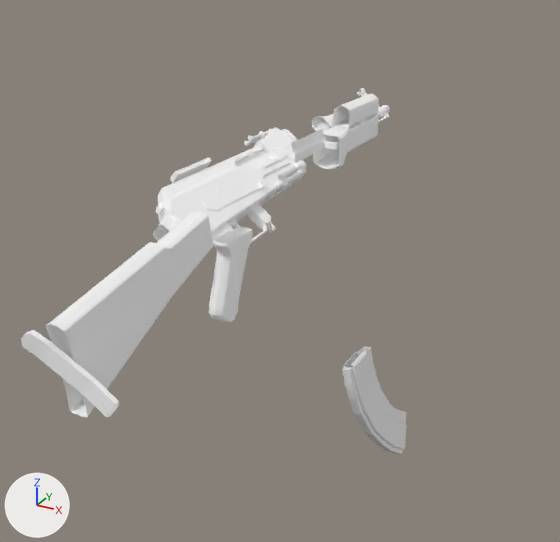
A saved change to the glTF model models/rifle_reload.glb.
The view is the same before and after, from a camera (50 mm lens) standing at (4.76, -9.26, 3.71) and looking at (-0.79, 0.83, -1.33). The axes (+X, +Y, +Z) are drawn at lower left. The lights are the same throughout. The picture after the commit comes second. Both versions are drawn at frame 12 of the action 'Cube.003Action'; the numbers are the values there.

The older version as bpy lines, for what is in view:
```python
me_cube = bpy.data.meshes.new('Cube')
me_cube.from_pydata(...)  # 1876 vertices, 3337 faces; spans x -0.21..0.22, y -4.86..4.91, z -0.62..1.46
me_cube.materials.append(mat_material)  # white #ffffff
me_cube_001 = bpy.data.meshes.new('Cube.001')
me_cube_001.from_pydata(...)  # 46 vertices, 72 faces; spans x 0.074..0.343, y -0.444..0.507, z 0.895..1.159
me_cube_001.materials.append(mat_material)  # white #ffffff
me_cube_002 = bpy.data.meshes.new('Cube.002')
me_cube_002.from_pydata(...)  # 584 vertices, 1068 faces; spans x -0.21..0.21, y -4.81..2.46, z -0.74..1.33
me_cube_002.materials.append(mat_material)  # white #ffffff
me_cube_004 = bpy.data.meshes.new('Cube.004')
me_cube_004.from_pydata(...)  # 180 vertices, 354 faces; spans x -0.1..0.09, y -0.6..1.0, z -1.39..0.75
me_cylinder = bpy.data.meshes.new('Cylinder')
me_cylinder.from_pydata(...)  # 216 vertices, 424 faces; spans x -0.085..0.077, y -0.511..0.094, z 0.596..0.739
ob_cube = bpy.data.objects.new('Cube', me_cube)
ob_cube.location = (0.0, 0.0, 0.0)
ob_cube.rotation_euler = (0.0, -0.912, 0.0)  # degrees (0, -52, 0)
ob_cube_001 = bpy.data.objects.new('Cube.001', me_cube_001)
ob_cube_001.location = (0.0, 0.0, 0.0)
ob_cube_002 = bpy.data.objects.new('Cube.002', me_cube_002)
ob_cube_002.location = (0.0, 0.0, 0.0)
ob_cube_003 = bpy.data.objects.new('Cube.003', me_cube_004)
ob_cube_003.location = (1.23, -0.08, -2.54)
ob_cube_003.rotation_euler = (0.0, -0.207, 0.0)  # degrees (0, -12, 0)
ob_cylinder = bpy.data.objects.new('Cylinder', me_cylinder)
ob_cylinder.location = (0.0, 0.0, 0.0)
```
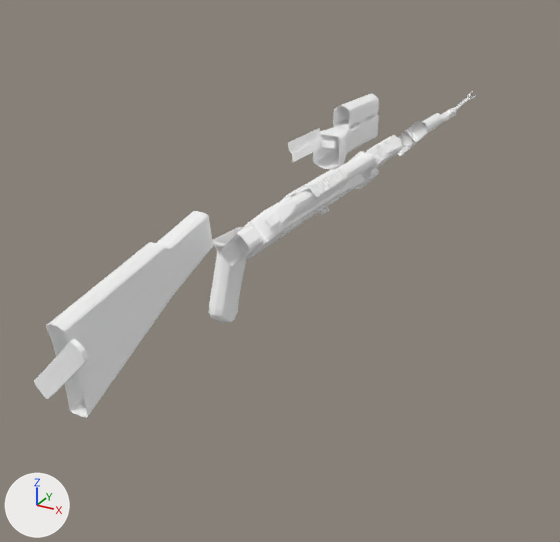
Diff of the bpy script that builds the scene:
```diff
--- a/models/rifle_reload.glb.py
+++ b/models/rifle_reload.glb.py
@@ ob_cube @@
 ob_cube.location = (0.0, 0.0, 0.0)
-ob_cube.rotation_euler = (0.0, -0.912, 0.0)  # degrees (0, -52, 0)
+ob_cube.rotation_euler = (0.0, 0.792, 0.0)  # degrees (0, 45, 0)
@@ ob_cube_001 @@
 ob_cube_001.location = (0.0, 0.0, 0.0)
+ob_cube_001.rotation_euler = (0.0, -0.0439, 0.0)  # degrees (0, -2.5, 0)
@@ ob_cube_003 @@
 ob_cube_003 = bpy.data.objects.new('Cube.003', me_cube_004)
-ob_cube_003.location = (1.23, -0.08, -2.54)
-ob_cube_003.rotation_euler = (0.0, -0.207, 0.0)  # degrees (0, -12, 0)
+ob_cube_003.location = (-4.79, 3.1, -3.28)
+ob_cube_003.rotation_euler = (0.0, 0.849, 0.0)  # degrees (0, 49, 0)
@@ ob_cylinder @@
-ob_cylinder = bpy.data.objects.new('Cylinder', me_cylinder)
-ob_cylinder.location = (0.0, 0.0, 0.0)
```

Pixel boxes (x1, y1, x2, y2) of what changed, in the pictures (560 x 542 px):
'Cube', turned: before (21, 88, 390, 417); after (34, 92, 476, 399)
'Cube.003', moved, turned (not visible afterwards): before (342, 347, 407, 454)
'Cube.001', turned: before (291, 128, 338, 163); after (288, 128, 336, 163)
'Cylinder', deleted: before (278, 166, 307, 186)
